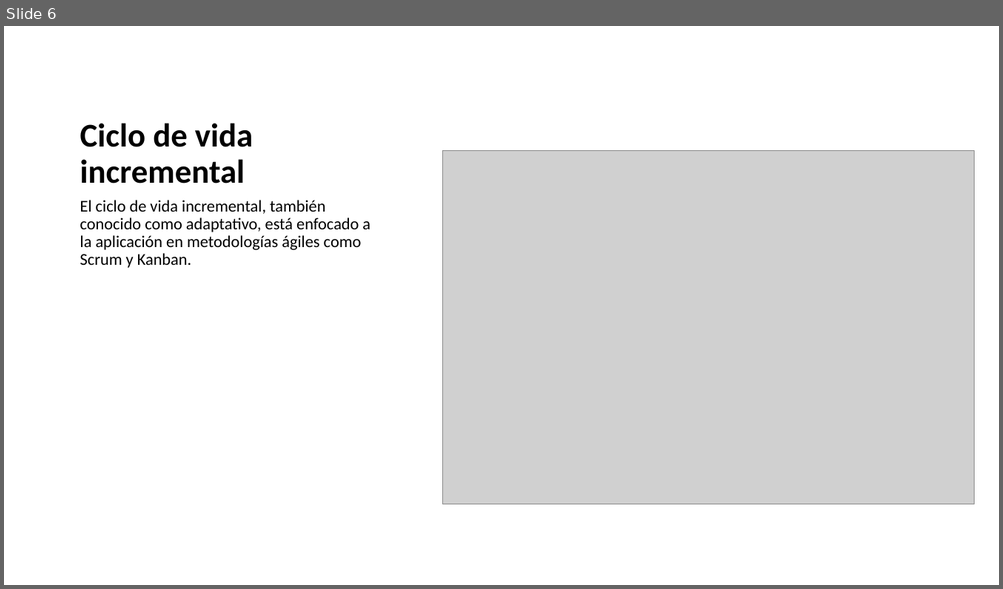
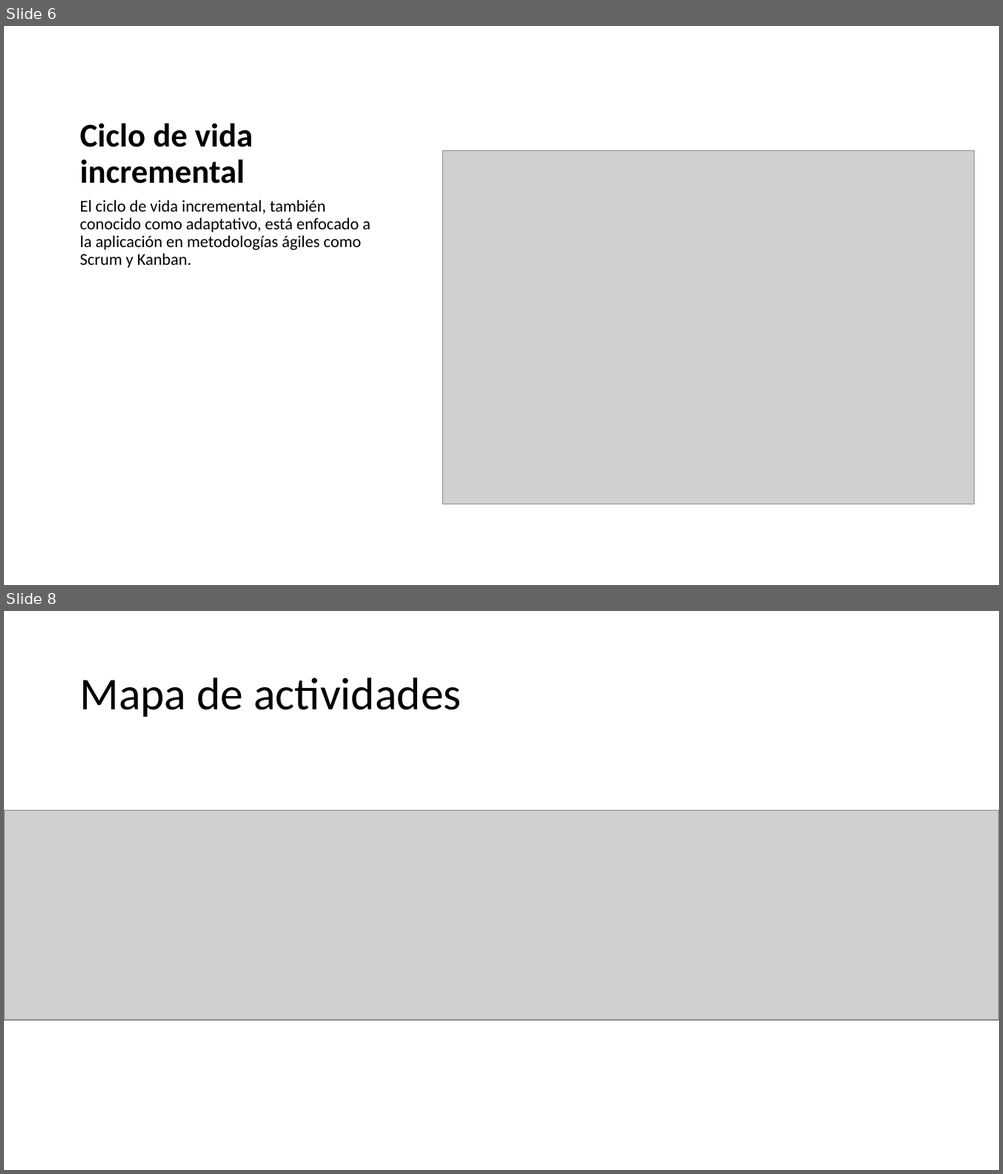
Before and after one commit to tehuano/hsm-interface, a slide deck: doc/raspberry_de0_hsm.pptx. Shown one above the other, each under a label of ours: slide 6 before the commit, slides 6 and 8 after it; the slides between them are not shown. The pictures are 1003x589 and 1003x1174 pixels, drawn with LibreOffice and Linux fonts; fonts in the diff are those of the drawing; grey boxes stand for pictures. Boxes give left, top, right and bottom in pixels: in the first picture for what was removed or moved away, otherwise in the second. Text is boxed around its words. In the diff, an @@ line names an element or a change of style, - is before the commit and + after.

```diff
--- a/doc/raspberry_de0_hsm.pptx
+++ b/doc/raspberry_de0_hsm.pptx
@@ slide 8 added at (4, 611, 999, 1170), background #FFFFFF @@
@@ title added at (79, 678, 461, 717), 44 pt, text #000000 @@
+Mapa de actividades
@@ picture added at (4, 810, 999, 1020) @@
```
Also in this commit, not shown: 21 other slides added, 37 other files.
